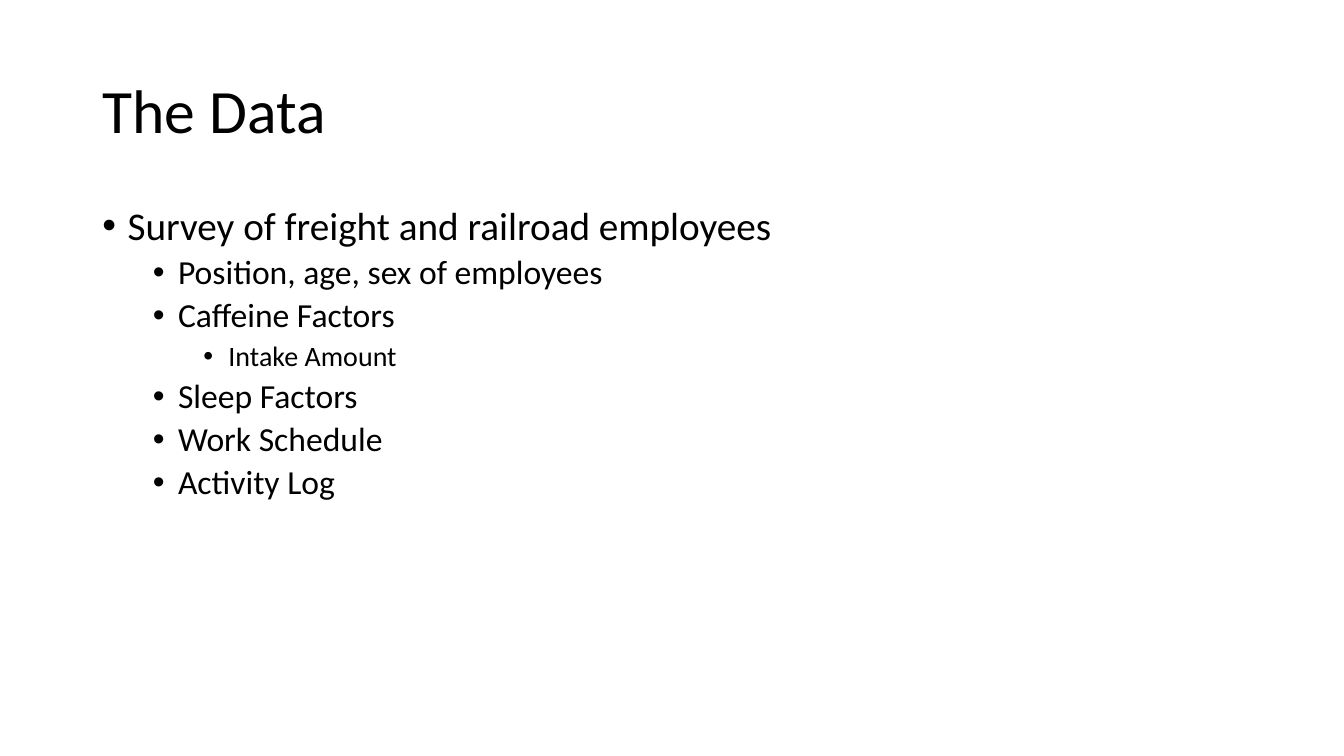
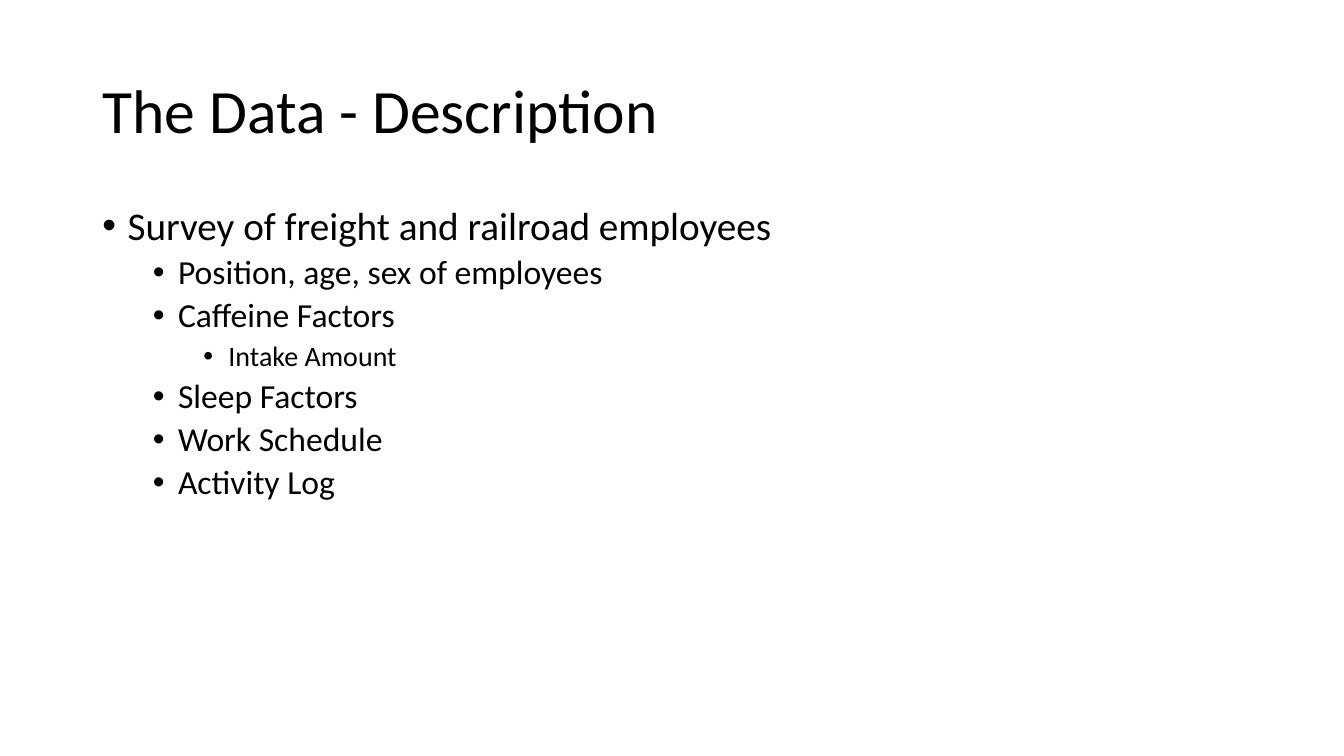
Before and after one commit to andreanc223/DV_FinalProject, a slide deck: slide 2 of TEData.pptx. Drawn at 1344x756 pixels with LibreOffice and Linux fonts; fonts in the diff are those of the drawing. Boxes give left, top, right and bottom in pixels: in the first picture for what was removed or moved away, otherwise in the second. Text is boxed around its words. In the diff, an @@ line names an element or a change of style, - is before the commit and + after.

```diff
--- a/TEData.pptx
+++ b/TEData.pptx
@@ title at <box>102,90,657,143</box>: text changed @@
-The Data
+The Data - Description
```
Also in this commit, not shown: 2 other slides changed, 3 slides added, 20 other files.
